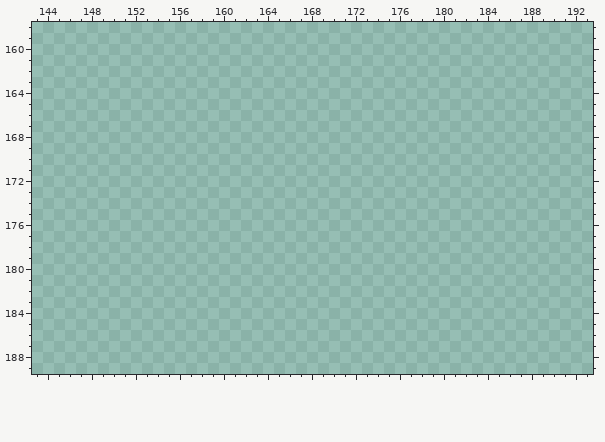
Pixel-art file, stored at assets/art/tileset/tree.aseprite. Above, as it was before the edit.
256x256 pixels, 1 frame. Colours within 5 levels of each other are drawn and written as one. Shown: x 143..193, y 158..189. The commit also changed other parts of the picture, which this record leaves out.
New version:
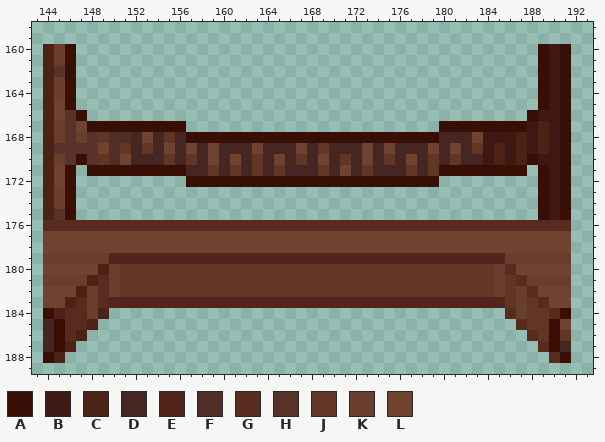
Palette (. is transparent): A #380e05  B #3e1812  C #4c2217  D #452622  E #52251c  F #502d26  G #572c1f  H #593329  J #613625  K #6a3e2d  L #704331
The edit:
{"y":160,"x":144,"old":"...","new":"CKA"}
{"y":160,"x":189,"old":"...","new":"ABA"}
{"y":161,"x":144,"old":"...","new":"CKA"}
{"y":161,"x":189,"old":"...","new":"ABA"}
{"y":162,"x":144,"old":"...","new":"CHA"}
{"y":162,"x":189,"old":"...","new":"ABA"}
{"y":163,"x":144,"old":"...","new":"CKA"}
{"y":163,"x":189,"old":"...","new":"ABA"}
{"y":164,"x":144,"old":"...","new":"CKA"}
{"y":164,"x":189,"old":"...","new":"ABA"}
{"y":165,"x":144,"old":"...","new":"CLA"}
{"y":165,"x":189,"old":"...","new":"ABA"}
{"y":166,"x":144,"old":"....","new":"CLHA"}
{"y":166,"x":188,"old":"....","new":"ABBA"}
{"y":167,"x":144,"old":".............","new":"CKHLAAAAAAAAA"}
{"y":167,"x":180,"old":"............","new":"AAAAAAAABCBA"}
{"y":168,"x":144,"old":"................................................","new":"CKHKHJFFDLDJDAAAAAAAAAAAAAAAAAAAAAAADDDLBBBCBCBA"}
{"y":169,"x":144,"old":"................................................","new":"CHHHHLFJDJDLDLDLDDDLDDDLDJDDDLDLDDDLDLDJBCBCBCBA"}
{"y":170,"x":144,"old":"................................................","new":"CKHAHJFLDDDJDJDLDLDJDLDJDLDJDLDJDLDJDJDDBCBCABBA"}
{"y":171,"x":144,"old":"...","new":"CLA"}
{"y":171,"x":148,"old":"........................................","new":"AAAAAAAAADDJDJDJDJDDDJDLDJDDDJDJAAAAAAAA"}
{"y":171,"x":189,"old":"...","new":"ABA"}
{"y":172,"x":144,"old":"...","new":"CLA"}
{"y":172,"x":157,"old":".......................","new":"AAAAAAAAAAAAAAAAAAAAAAA"}
{"y":172,"x":189,"old":"...","new":"ABA"}
{"y":173,"x":144,"old":"...","new":"CKA"}
{"y":173,"x":189,"old":"...","new":"ABA"}
{"y":174,"x":144,"old":"...","new":"CKA"}
{"y":174,"x":189,"old":"...","new":"ABA"}
{"y":175,"x":144,"old":"...","new":"CHA"}
{"y":175,"x":189,"old":"...","new":"ABA"}
{"y":176,"x":144,"old":"................................................","new":"GGGGGGGGGGGGGGGGGGGGGGGGGGGGGGGGGGGGGGGGGGGGGGGG"}
{"y":177,"x":144,"old":"................................................","new":"LLLLLLLLLLLLLLLLLLLLLLLLLLLLLLLLLLLLLLLLLLLLLLLL"}
{"y":178,"x":144,"old":"................................................","new":"LLLLLLLLLLLLLLLLLLLLLLLLLLLLLLLLLLLLLLLLLLLLLLLL"}
{"y":179,"x":144,"old":"................................................","new":"KKKKKKEEEEEEEEEEEEEEEEEEEEEEEEEEEEEEEEEEEEKKKKKK"}
{"y":180,"x":144,"old":"................................................","new":"LLLLLCKJJJJJJJJJJJJJJJJJJJJJJJJJJJJJJJJJJKGLLLLL"}
{"y":181,"x":144,"old":"................................................","new":"KKKKCGKJJJJJJJJJJJJJJJJJJJJJJJJJJJJJJJJJJKJGKKKK"}
{"y":182,"x":144,"old":"................................................","new":"LLLCKGKJJJJJJJJJJJJJJJJJJJJJJJJJJJJJJJJJJKJKGLLL"}
{"y":183,"x":144,"old":"................................................","new":"LLCGKGEEEEEEEEEEEEEEEEEEEEEEEEEEEEEEEEEEEEJKJGLL"}
{"y":184,"x":144,"old":"......","new":"ACGGKC"}
{"y":184,"x":186,"old":"......","new":"GKJJGA"}
{"y":185,"x":144,"old":".....","new":"DAGGC"}
{"y":185,"x":187,"old":".....","new":"GJJAL"}
{"y":186,"x":144,"old":"....","new":"DAGC"}
{"y":186,"x":188,"old":"....","new":"GJAJ"}
{"y":187,"x":144,"old":"...","new":"DAC"}
{"y":187,"x":189,"old":"...","new":"GAD"}
{"y":188,"x":144,"old":"..","new":"AC"}
{"y":188,"x":190,"old":"..","new":"GA"}
{"label":"added","picture_box":[43,44,571,363]}
